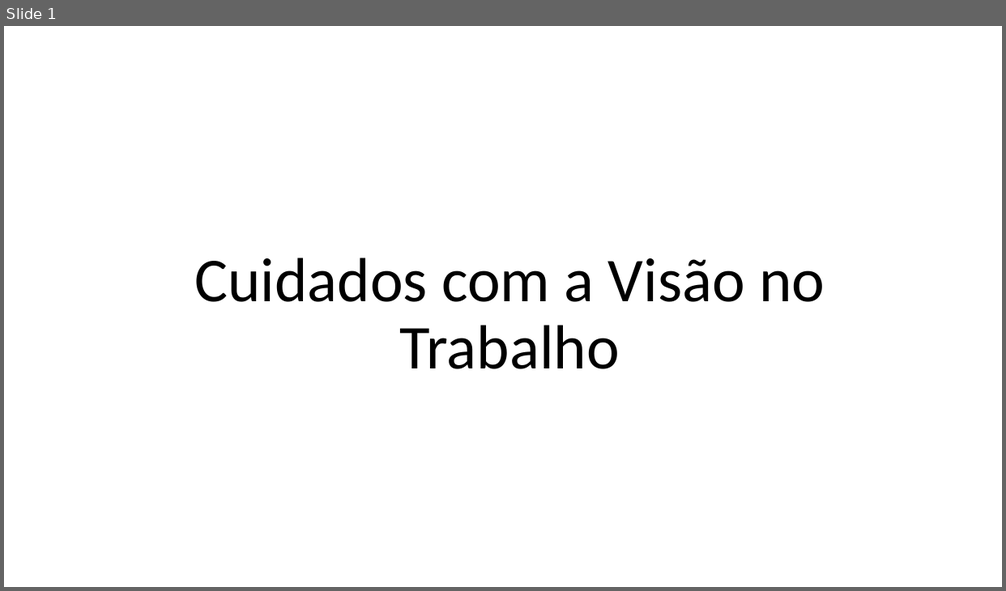
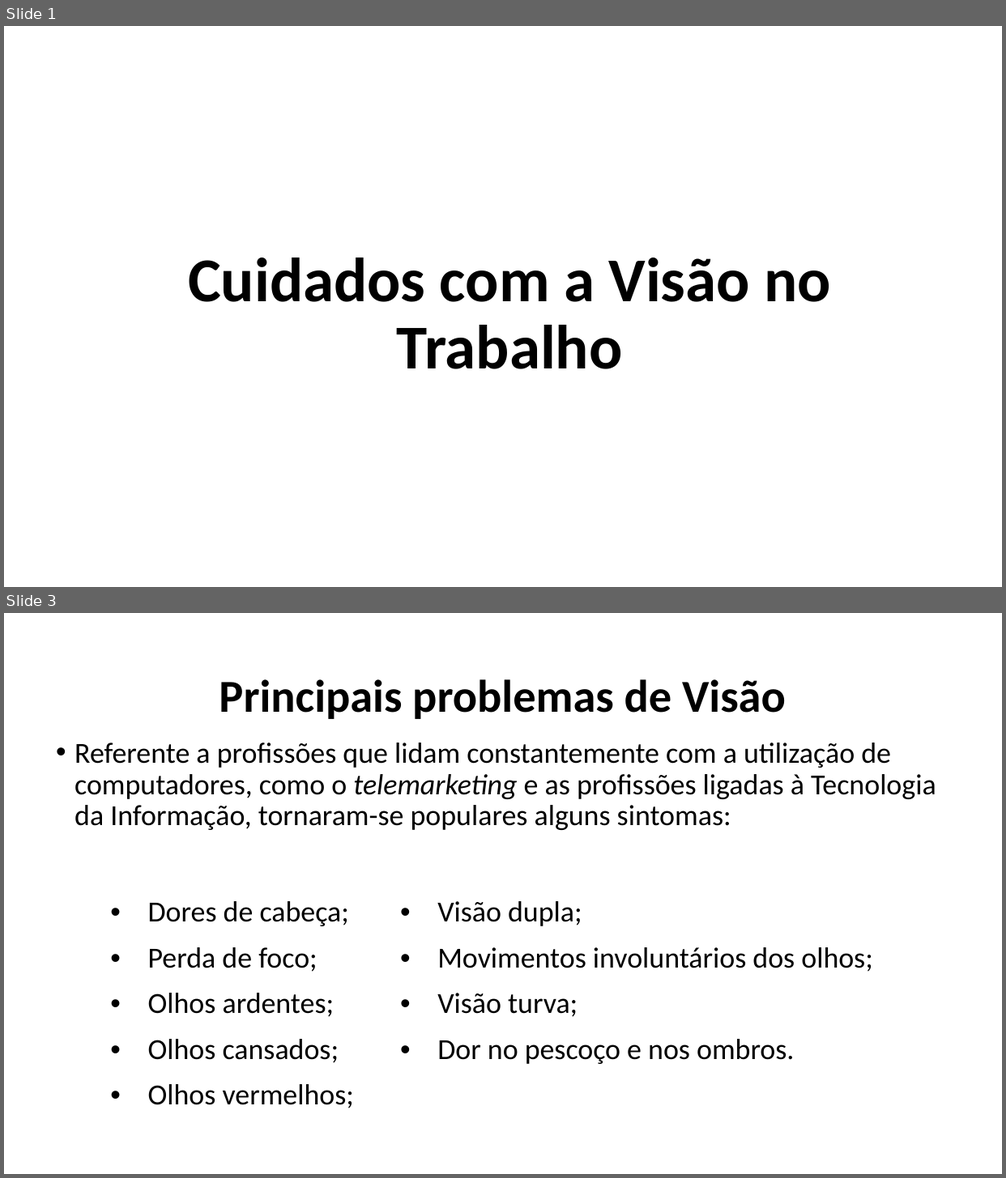
Before and after one commit to marilucindo/SemadecArquives, a slide deck: Docs.28.01/Cuidados com a Visão no Trabalho.pptx. Shown one above the other, each under a label of ours: slide 1 before the commit, slides 1 and 3 after it; the slides between them are not shown. The pictures are 1006x591 and 1006x1178 pixels, drawn with LibreOffice and Linux fonts; fonts in the diff are those of the drawing. Boxes give left, top, right and bottom in pixels: in the first picture for what was removed or moved away, otherwise in the second. Text is boxed around its words. In the diff, an @@ line names an element or a change of style, - is before the commit and + after.

```diff
--- a/Docs.28.01/Cuidados com a Visão no Trabalho.pptx
+++ b/Docs.28.01/Cuidados com a Visão no Trabalho.pptx
@@ slide 3 added at (4,613,1002,1174), background #FFFFFF @@
@@ title added at (219,679,786,719), 44 pt, text #000000, bold @@
+Principais problemas de Visão
@@ text added at (74,743,936,830), 28 pt, text #000000 @@
+• Referente a profissões que lidam constantemente com a utilização de computadores, como o telemarketing e as profissões ligadas à Tecnologia da Informação, tornaram-se populares alguns sintomas:
@@ table added at (103,891,912,1120), 5 rows, 2 columns @@
+Dores de cabeça; | Visão dupla;
+Perda de foco; | Movimentos involuntários dos olhos;
+Olhos ardentes; | Visão turva;
+Olhos cansados; | Dor no pescoço e nos ombros.
+Olhos vermelhos; | 
@@ slide 1 changed as well @@
@@ title "Cuidados com a Visão no ..." at (188,258,831,369): bold on @@
```
Also in this commit, not shown: 2 other slides changed, 3 other slides added, 1 slide removed, 2 other files.
